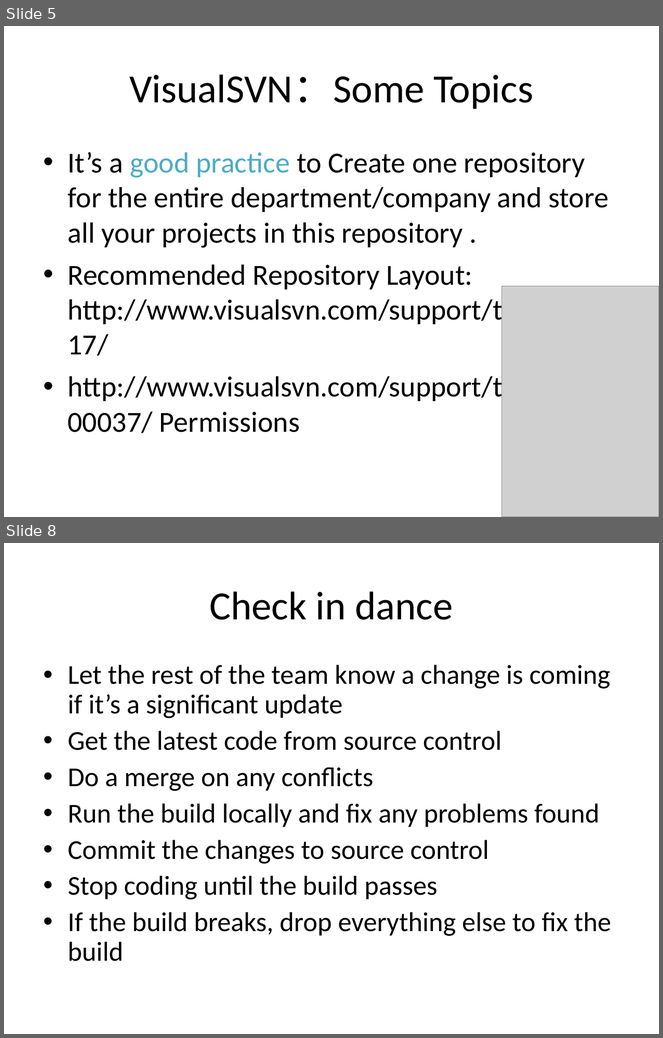
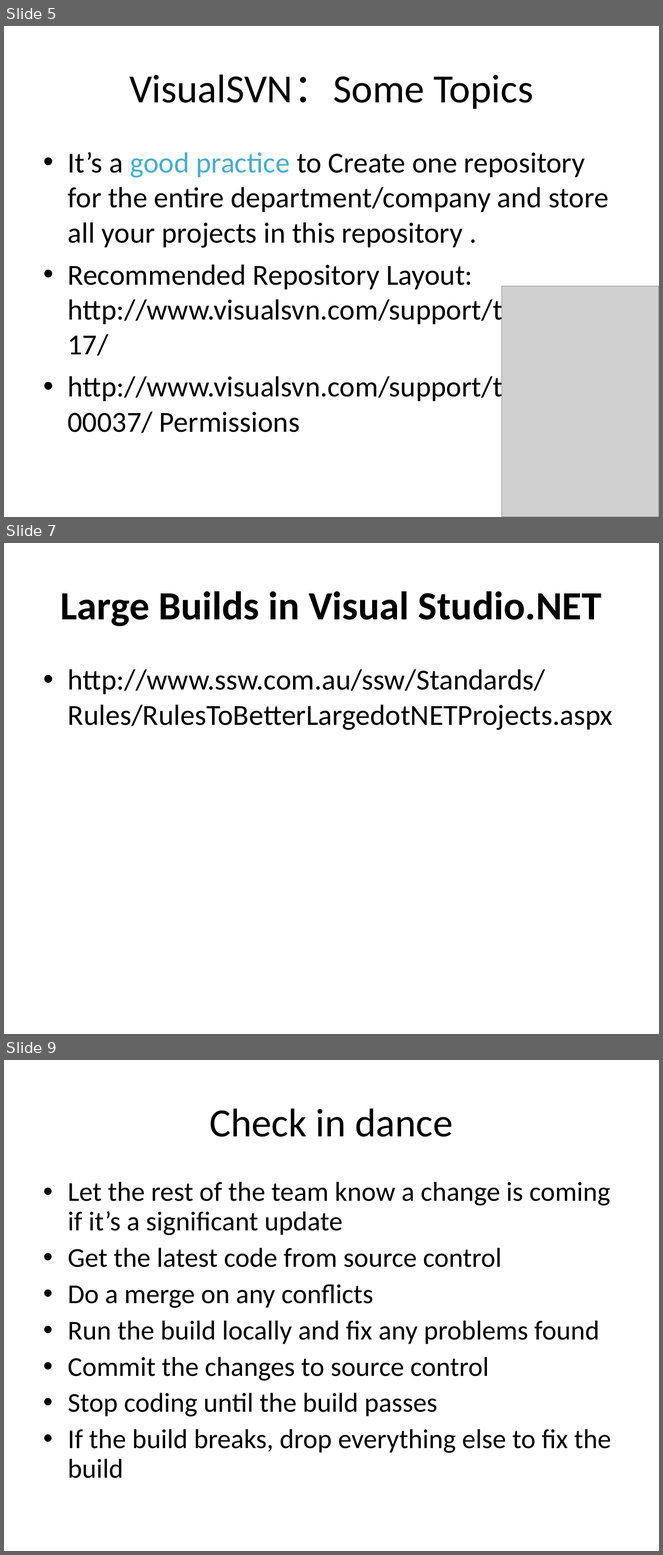
Before and after one commit to JohnCai/LinksAndNotes, a slide deck: Training/SubVersion And Git.ppt. Shown one above the other, each under a label of ours: slides 5 and 8 before the commit, slides 5, 7 and 9 after it; the slides between them are not shown. The pictures are 663x1038 and 663x1555 pixels, drawn with LibreOffice and Linux fonts; fonts in the diff are those of the drawing; grey boxes stand for pictures. Boxes give left, top, right and bottom in pixels: in the first picture for what was removed or moved away, otherwise in the second. Text is boxed around its words. In the diff, an @@ line names an element or a change of style, - is before the commit and + after.

```diff
--- a/Training/SubVersion And Git.ppt
+++ b/Training/SubVersion And Git.ppt
@@ slide 7 added at [4, 543, 659, 1034], background #FFFFFF @@
@@ title added at [60, 591, 602, 626], 44 pt, text #000000, bold @@
+Large Builds in Visual Studio.NET
@@ text added at [68, 669, 613, 730], 32 pt, text #000000 @@
+• http://www.ssw.com.au/ssw/Standards/Rules/RulesToBetterLargedotNETProjects.aspx
@@ what was slide 8 is now slide 9 @@
```
Also in this commit, not shown: 2 slides changed, 3 other slides added, 1 slide removed, 5 other files.
